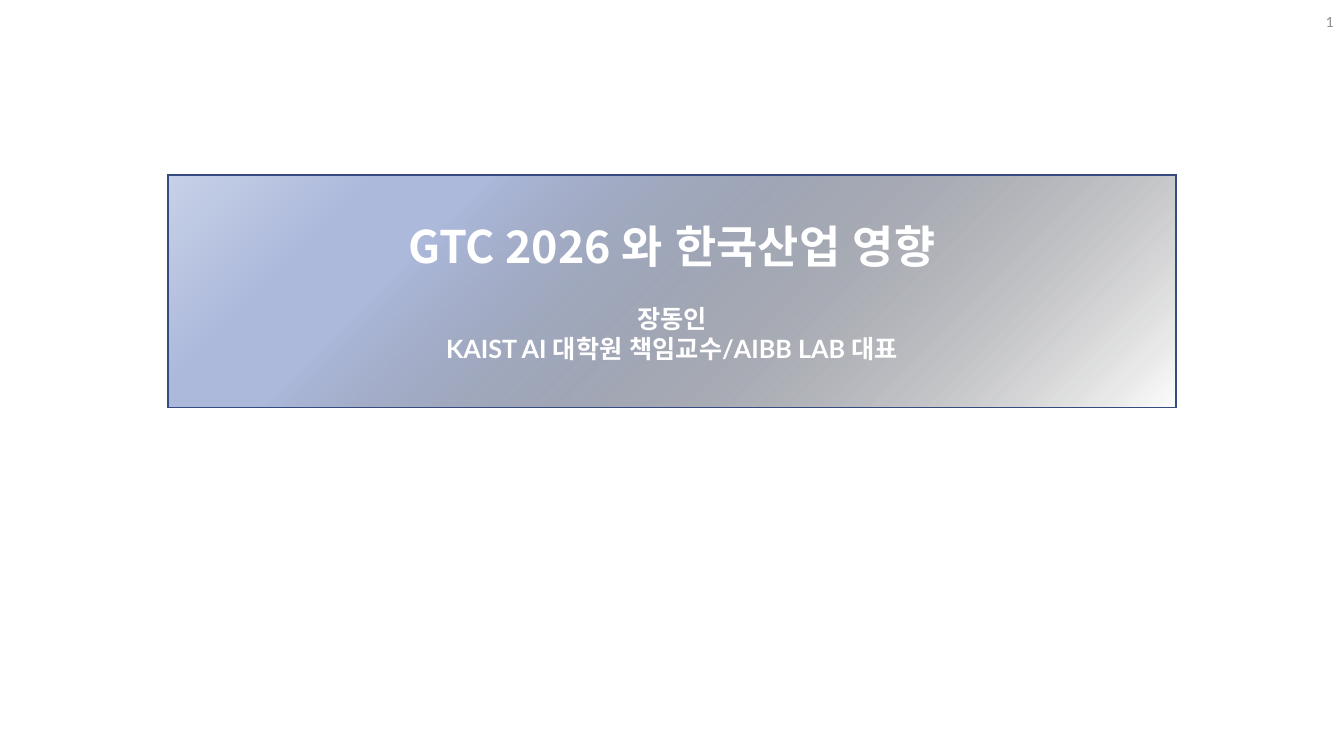
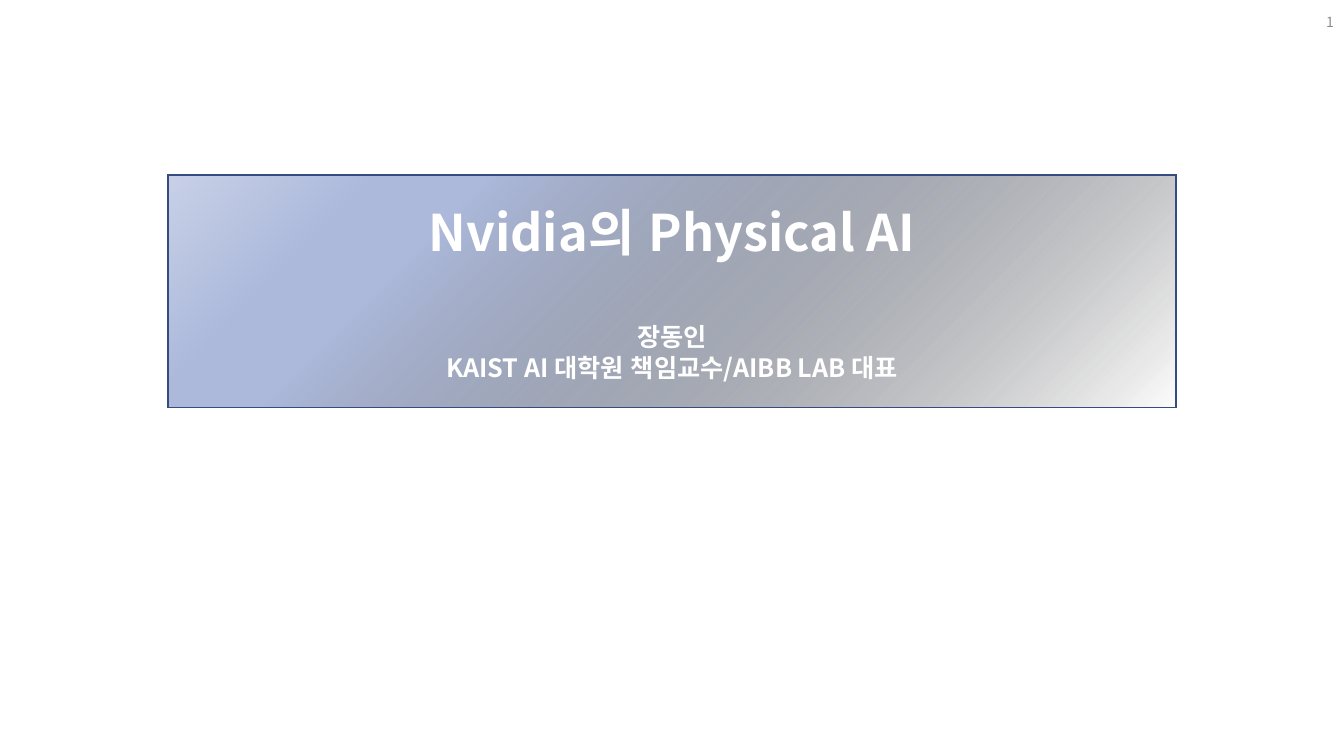
Before and after one commit to donchang07/skills, a slide deck: slide 1 of chang-presentation-brand/template.pptx. Drawn at 1344x756 pixels with LibreOffice and Linux fonts; fonts in the diff are those of the drawing; background and template pictures are left out. Boxes give left, top, right and bottom in pixels: in the first picture for what was removed or moved away, otherwise in the second. Text is boxed around its words. In the diff, an @@ line names an element or a change of style, - is before the commit and + after.

```diff
--- a/chang-presentation-brand/template.pptx
+++ b/chang-presentation-brand/template.pptx
@@ text in rectangle at <box>428,209,916,262</box>: text changed; size 32 to 36 pt @@
-GTC 2026 와 한국산업 영향
+Nvidia의 Physical AI
@@ text in rectangle at <box>446,325,897,382</box>: font Lato to Noto Sans CJK KR in "장동인", "KAIST AI 대학원 책임교수/AIBB LAB 대표" @@
```
Also in this commit, not shown: 2 other slides changed, 4 slides added, 2 slides removed, 2 other files.
